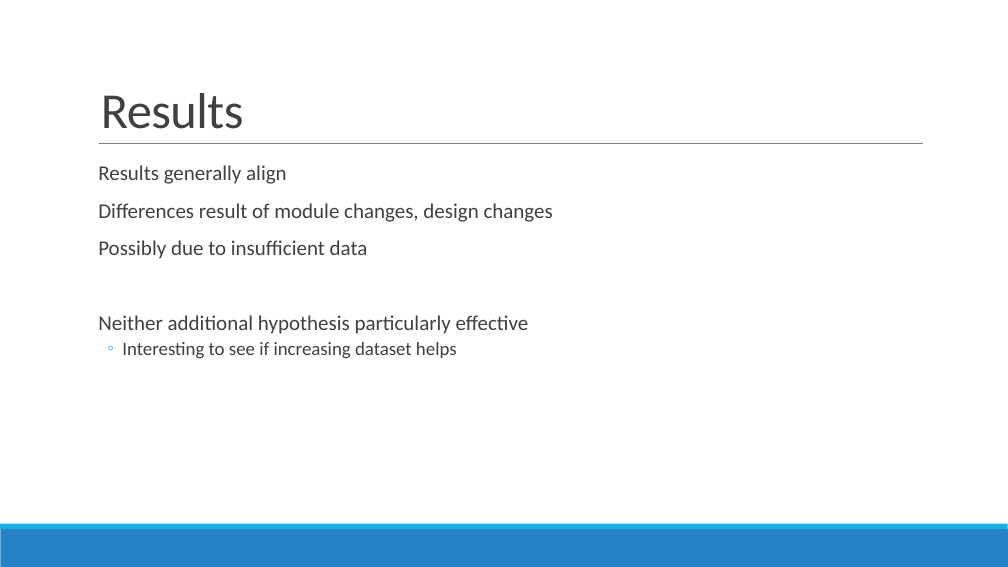
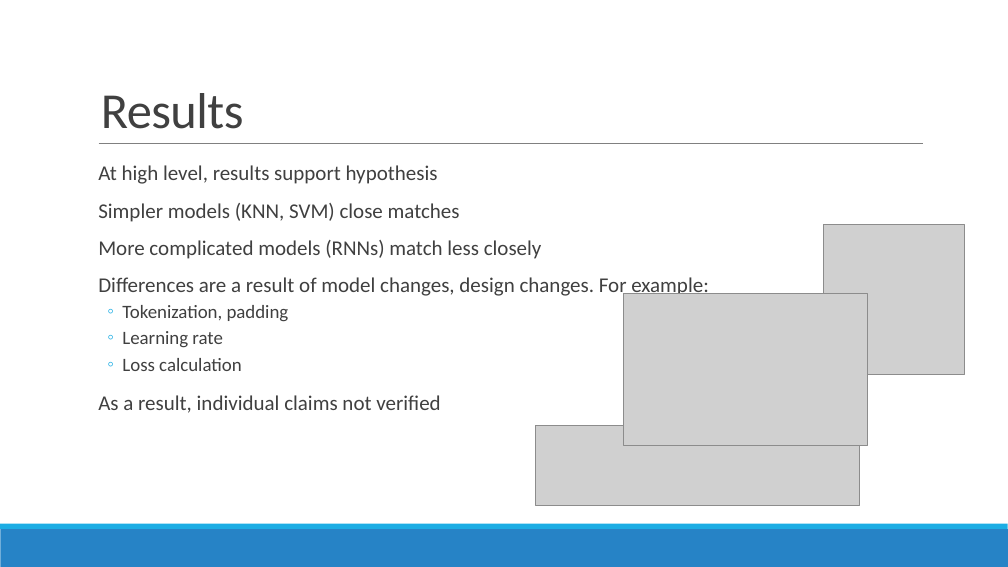
Before and after one commit to mich1eal/cs598_dl4hc, a slide deck: slide 5 of submissions/final/cog_therapy.pptx. Drawn at 1008x567 pixels with LibreOffice and Linux fonts; fonts in the diff are those of the drawing; grey boxes stand for pictures. Boxes give left, top, right and bottom in pixels: in the first picture for what was removed or moved away, otherwise in the second. Text is boxed around its words. In the diff, an @@ line names an element or a change of style, - is before the commit and + after.

Commit message:
Finished slides

```diff
--- a/submissions/final/cog_therapy.pptx
+++ b/submissions/final/cog_therapy.pptx
@@ text at bbox=[98, 165, 709, 413]: text changed @@
-  Results generally align
-  Differences result of module changes, design changes
-  Possibly due to insufficient data
-  Neither additional hypothesis particularly effective
-  ◦ Interesting to see if increasing dataset helps
+  At high level, results support hypothesis
+  Simpler models (KNN, SVM) close matches
+  More complicated models (RNNs) match less closely
+  Differences are a result of model changes, design changes. For example:
+  ◦ Tokenization, padding
+  ◦ Learning rate
+  ◦ Loss calculation
+  As a result, individual claims not verified
@@ picture added at bbox=[824, 225, 965, 375] @@
@@ picture added at bbox=[624, 294, 868, 447] @@
@@ picture added at bbox=[536, 425, 860, 505] @@
```
Also in this commit, not shown: 1 other slide changed.
